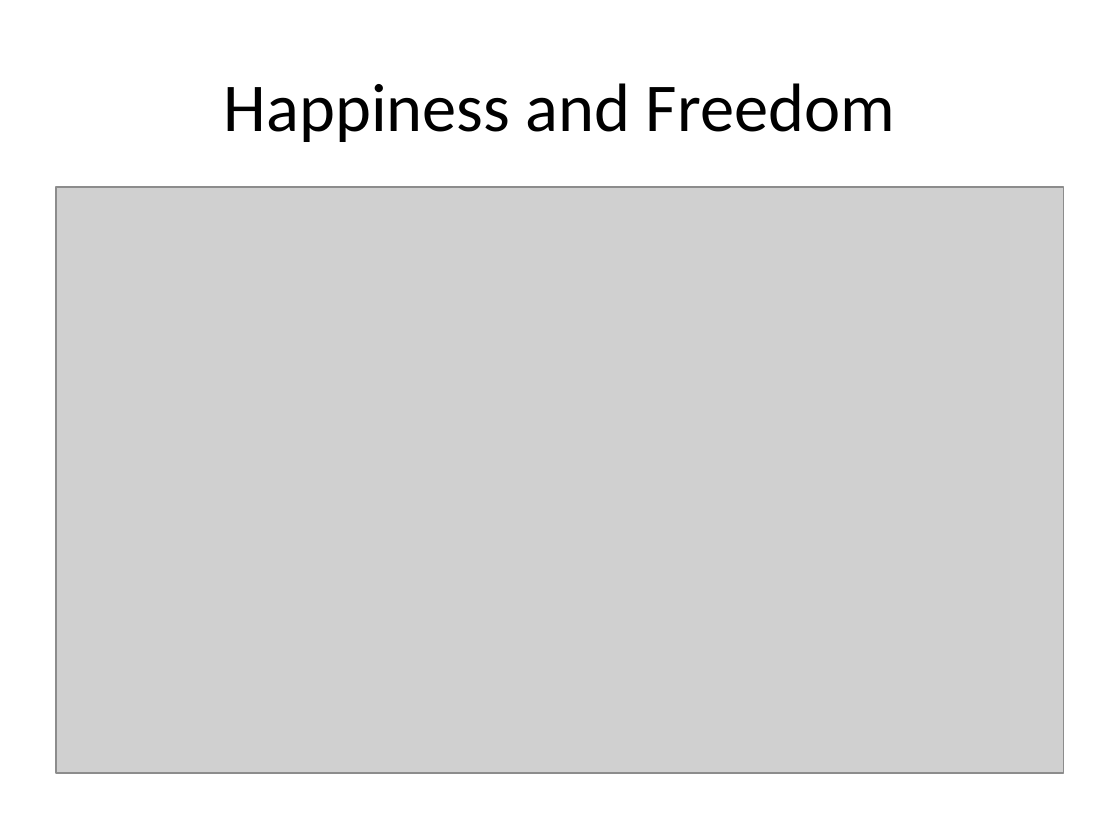
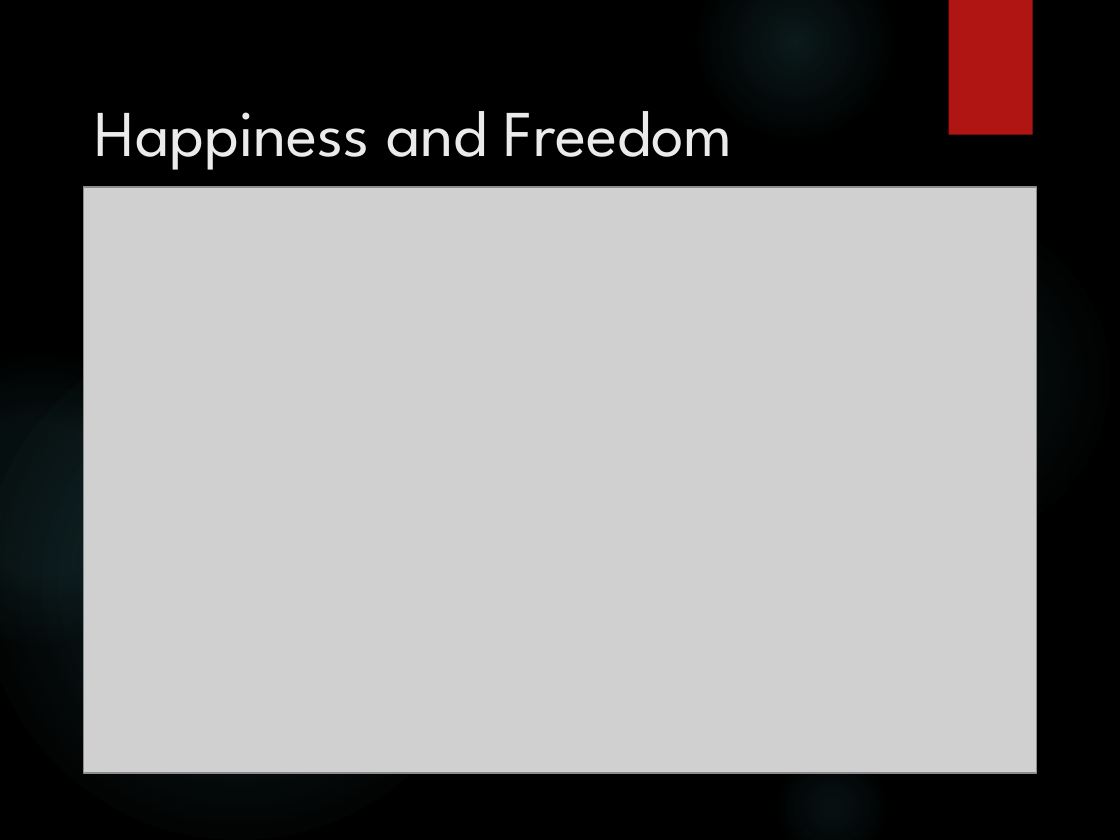
Before and after one commit to EvMiga/World-Happiness-Analysis, a slide deck: slide 7 of Happiness_Dashboard_Analysis.pptx. Drawn at 1120x840 pixels with LibreOffice and Linux fonts; fonts in the diff are those of the drawing; grey boxes stand for pictures; background and template pictures are left out. Boxes give left, top, right and bottom in pixels: in the first picture for what was removed or moved away, otherwise in the second. Text is boxed around its words. In the diff, an @@ line names an element or a change of style, - is before the commit and + after.

```diff
--- a/Happiness_Dashboard_Analysis.pptx
+++ b/Happiness_Dashboard_Analysis.pptx
@@ background #FFFFFF to picture (left out) @@
@@ ellipse added at (697,0,893,140), fill gradient #50B9C1 @@
@@ rectangle added at (949,0,1033,134), fill #B01513 @@
@@ title "Happiness and Freedom": place and size @@
-title "Happiness and Freedom" at (224,83,895,142)
+title "Happiness and Freedom" at (95,111,733,170)
@@ title "Happiness and Freedom" at (95,111,733,170): size 44 to 42 pt, font Calibri to League Spartan, text colour #000000 to #EBEBEB; alignment centre to left; vertical alignment middle to top @@
@@ picture: place and size @@
-picture at (56,187,1064,773)
+picture at (84,187,1037,773)
@@ ellipse added at (772,205,1117,550), fill gradient #50B9C1 @@
@@ ellipse added at (0,327,494,840), fill gradient #50B9C1 @@
@@ ellipse added at (0,355,186,644), fill gradient #50B9C1 @@
@@ ellipse added at (772,747,893,840), fill gradient #50B9C1 @@
```
Also in this commit, not shown: 15 other slides changed, 4 slides added, 4 slides removed.
